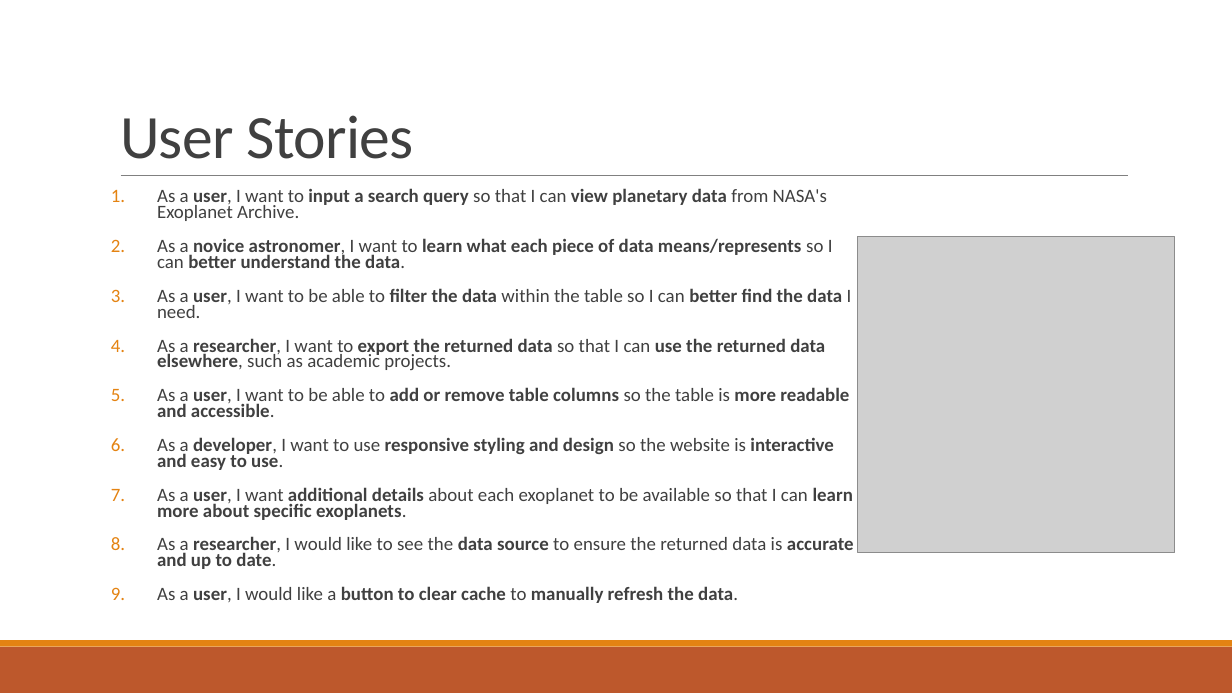
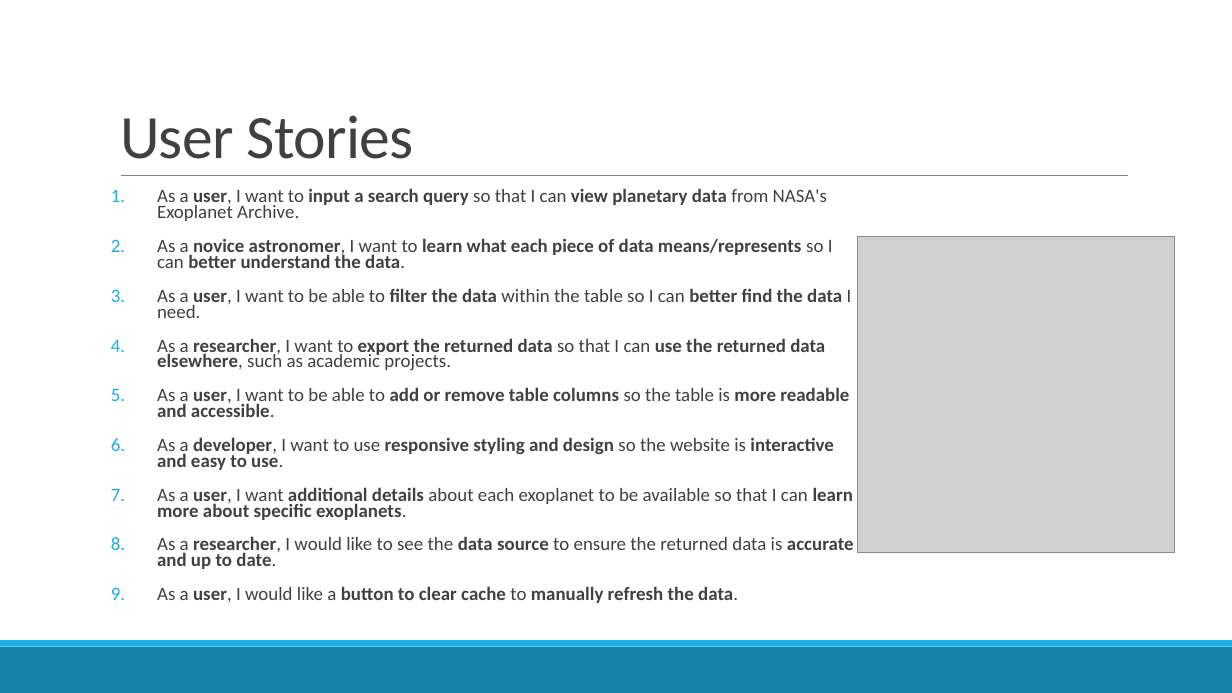
Before and after one commit to jarvisar/senior-design, a slide deck: slide 4 of Final Project Presentation.pptx. Drawn at 1232x693 pixels with LibreOffice and Linux fonts; fonts in the diff are those of the drawing; grey boxes stand for pictures. Boxes give left, top, right and bottom in pixels: in the first picture for what was removed or moved away, otherwise in the second. Text is boxed around its words. In the diff, an @@ line names an element or a change of style, - is before the commit and + after.

```diff
--- a/Final Project Presentation.pptx
+++ b/Final Project Presentation.pptx
@@ text "As a user, I want ..." at <box>157,188,854,603</box>: bullet colour #E48312 to #1CADE4 @@
@@ rectangle at <box>0,647,1232,693</box>: fill #BD582C to #1482AB @@
@@ rectangle at <box>0,640,1232,647</box>: fill #E48312 to #1CADE4 @@
```
Also in this commit, not shown: 9 other slides changed.
